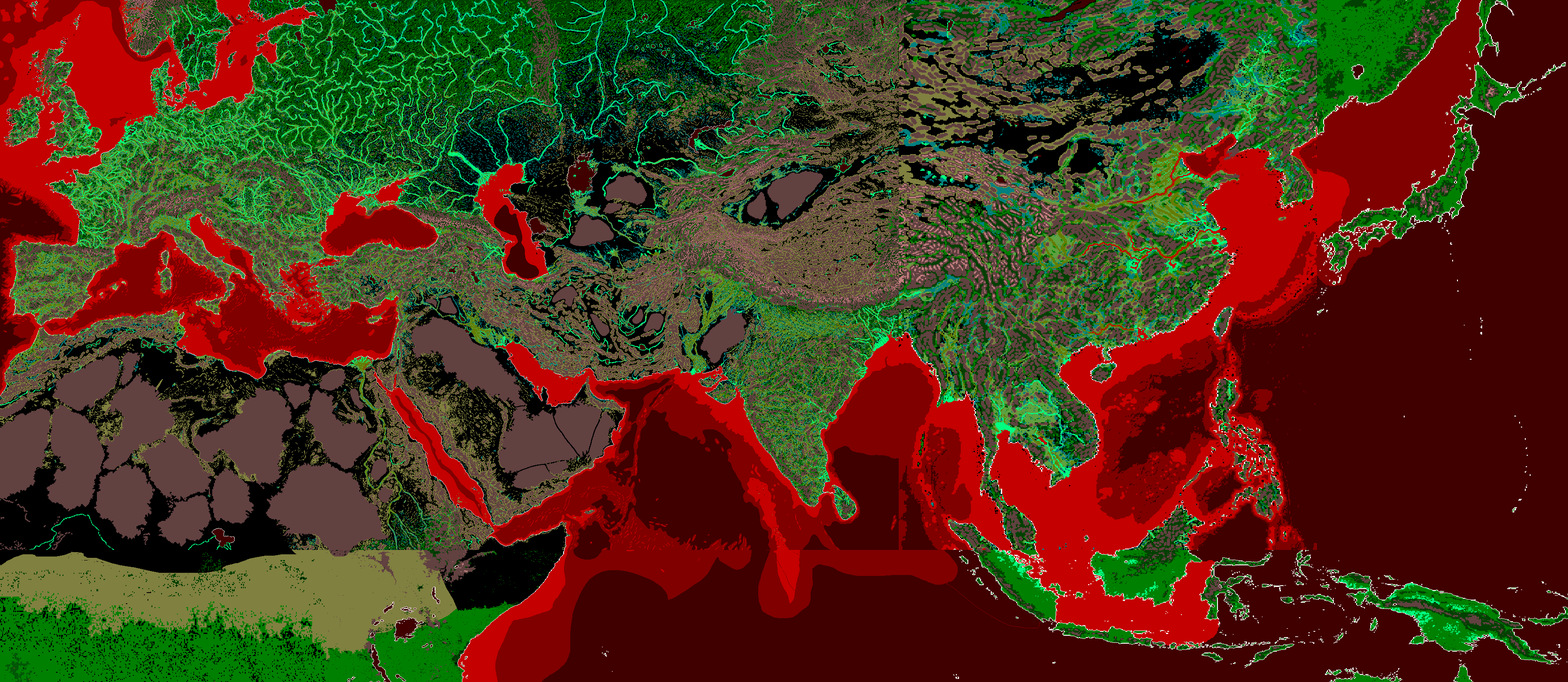
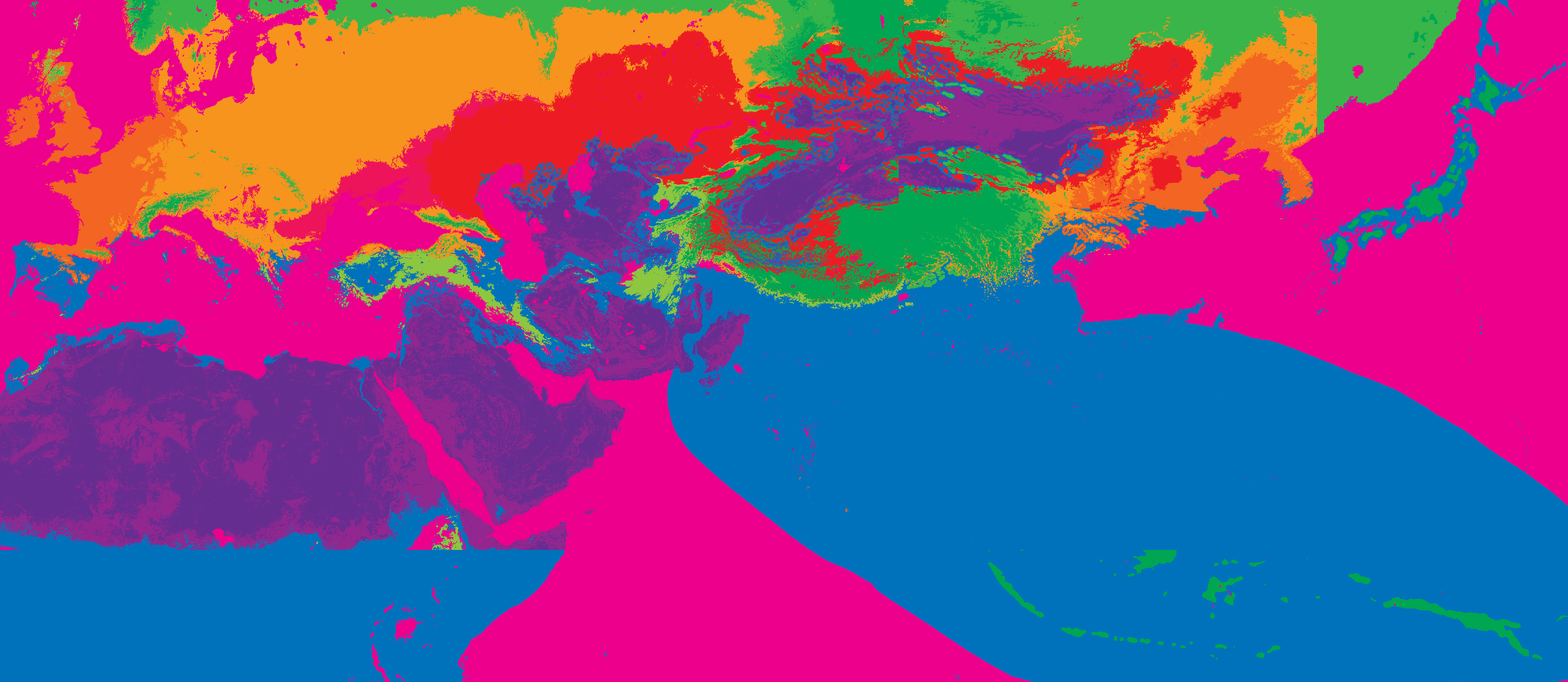
Revision of a layered 1568 x 682 image; what changed, layer by layer:
showed "Layer 8", painted on it over [0, 0, 1568, 682]
showed "Layer 7", painted on it over [0, 0, 1568, 682]
added layer "Layer 11" above "Layer 4" over [0, 0, 1568, 682]
